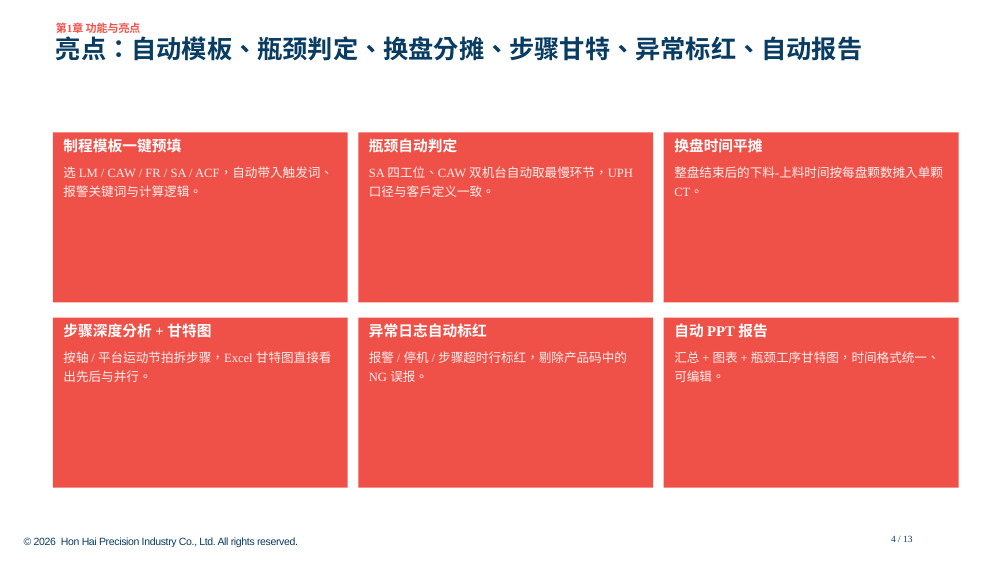
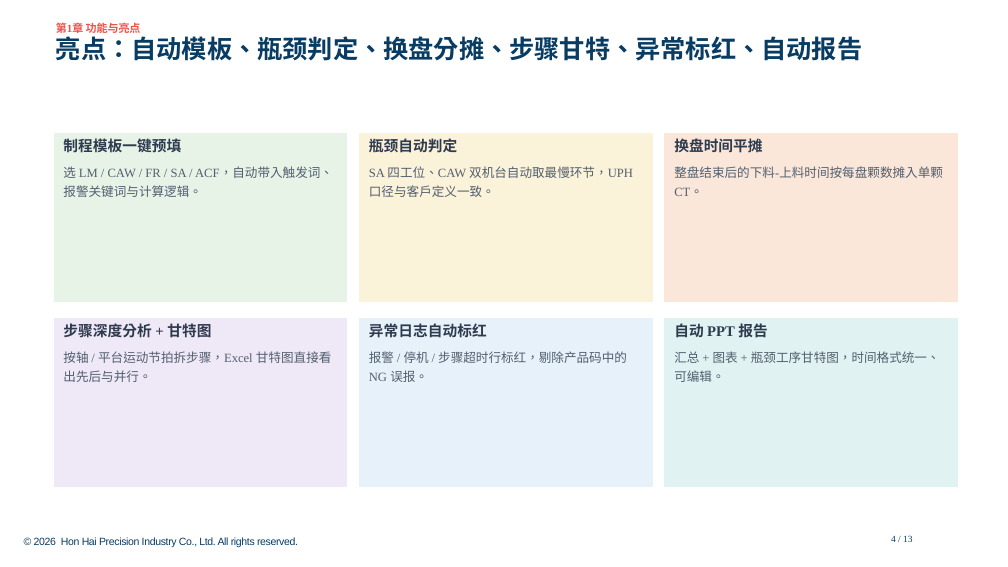
Before and after one commit to Longtianhong88888/MC_LogAnalysis, a slide deck: slide 4 of docs/usage_deck/final/机台log分析使用说明.pptx. Drawn at 1008x567 pixels with LibreOffice and Linux fonts; fonts in the diff are those of the drawing; background and template pictures are left out. Boxes give left, top, right and bottom in pixels: in the first picture for what was removed or moved away, otherwise in the second. Text is boxed around its words. In the diff, an @@ line names an element or a change of style, - is before the commit and + after.

Commit message:
docs: 使用说明PPT卡片改为浅色系多色+磨砂玻璃效果
- 每页卡片使用不同浅色（6色pastel色板：浅蓝/青/绿/黄/橙/紫），跨页错开起点避免同构
- 磨砂玻璃：填充透明度45% + 白色细描边 + 深灰蓝文字（半透明浅色块）
- 功能页6色、亮点页6色（错开）、EFF页3色、注意页4色
- 三质量门通过，final已更新

```diff
--- a/docs/usage_deck/final/机台log分析使用说明.pptx
+++ b/docs/usage_deck/final/机台log分析使用说明.pptx
@@ rectangle "制程模板一键预填" at (x1=53, y1=132, x2=348, y2=302): text colour #FFFFFF to #2E3B4E in "制程模板一键预填"; text colour #FFEFED to #525F6F in "选 LM / CAW / FR / ..."; fill #EF5149 to #E7F3E6; outline none to #FFFFFF 0.75 pt @@
@@ rectangle "瓶颈自动判定" at (x1=358, y1=132, x2=653, y2=302): text colour #FFFFFF to #2E3B4E in "瓶颈自动判定"; text colour #FFEFED to #525F6F in "SA 四工位、CAW 双机台自动取最慢环节，UPH 口径与客户定义一致。"; fill #EF5149 to #FBF2DA; outline none to #FFFFFF 0.75 pt @@
@@ rectangle "换盘时间平摊" at (x1=664, y1=132, x2=959, y2=302): text colour #FFFFFF to #2E3B4E in "换盘时间平摊"; text colour #FFEFED to #525F6F in "整盘结束后的下料-上料时间按每盘颗数摊入单颗 CT。"; fill #EF5149 to #FAE7DA; outline none to #FFFFFF 0.75 pt @@
@@ rectangle "步骤深度分析 + 甘特图" at (x1=53, y1=318, x2=348, y2=488): text colour #FFFFFF to #2E3B4E in "步骤深度分析 + 甘特图"; text colour #FFEFED to #525F6F in "按轴 / 平台运动节拍拆步骤，Excel 甘特图直接看出先后与并行。"; fill #EF5149 to #EFE8F7; outline none to #FFFFFF 0.75 pt @@
@@ rectangle "异常日志自动标红" at (x1=358, y1=318, x2=653, y2=488): text colour #FFFFFF to #2E3B4E in "异常日志自动标红"; text colour #FFEFED to #525F6F in "报警 / 停机 / 步骤超时行标红，剔除产品码中的 NG 误报。"; fill #EF5149 to #E7F1FA; outline none to #FFFFFF 0.75 pt @@
@@ rectangle "自动 PPT 报告" at (x1=664, y1=318, x2=959, y2=488): text colour #FFFFFF to #2E3B4E in "自动 PPT 报告"; text colour #FFEFED to #525F6F in "汇总 + 图表 + 瓶颈工序甘特图，时间格式统一、可编辑。"; fill #EF5149 to #E0F2F1; outline none to #FFFFFF 0.75 pt @@
```
Also in this commit, not shown: 3 other slides changed, 13 other files.
